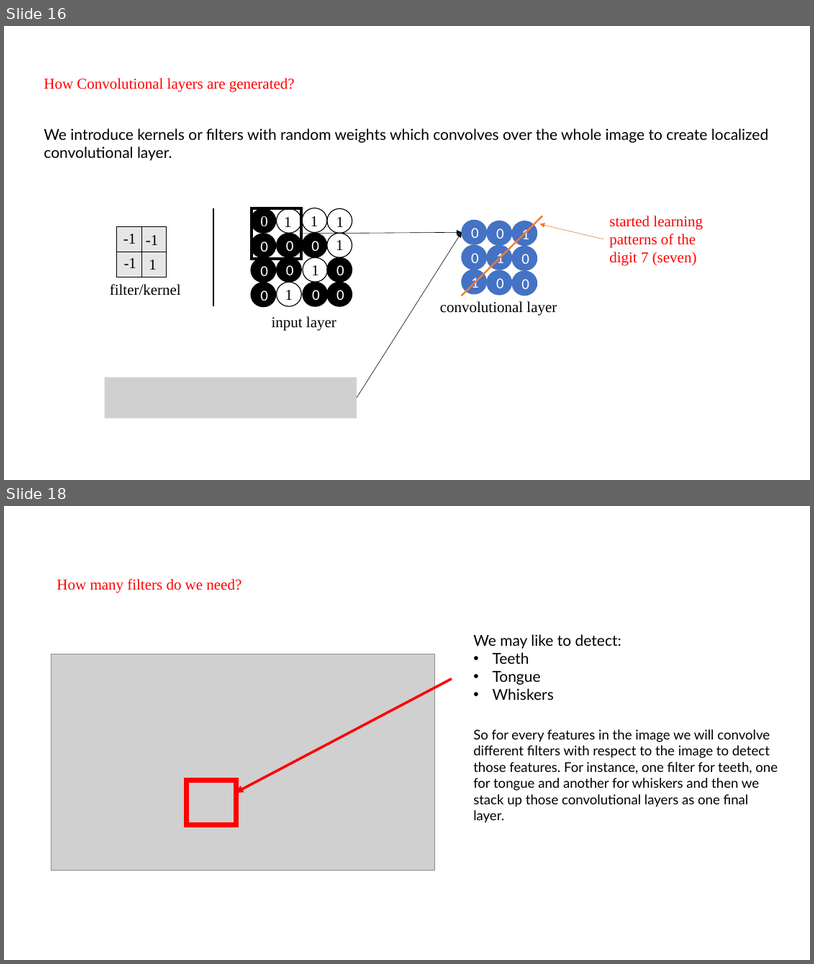
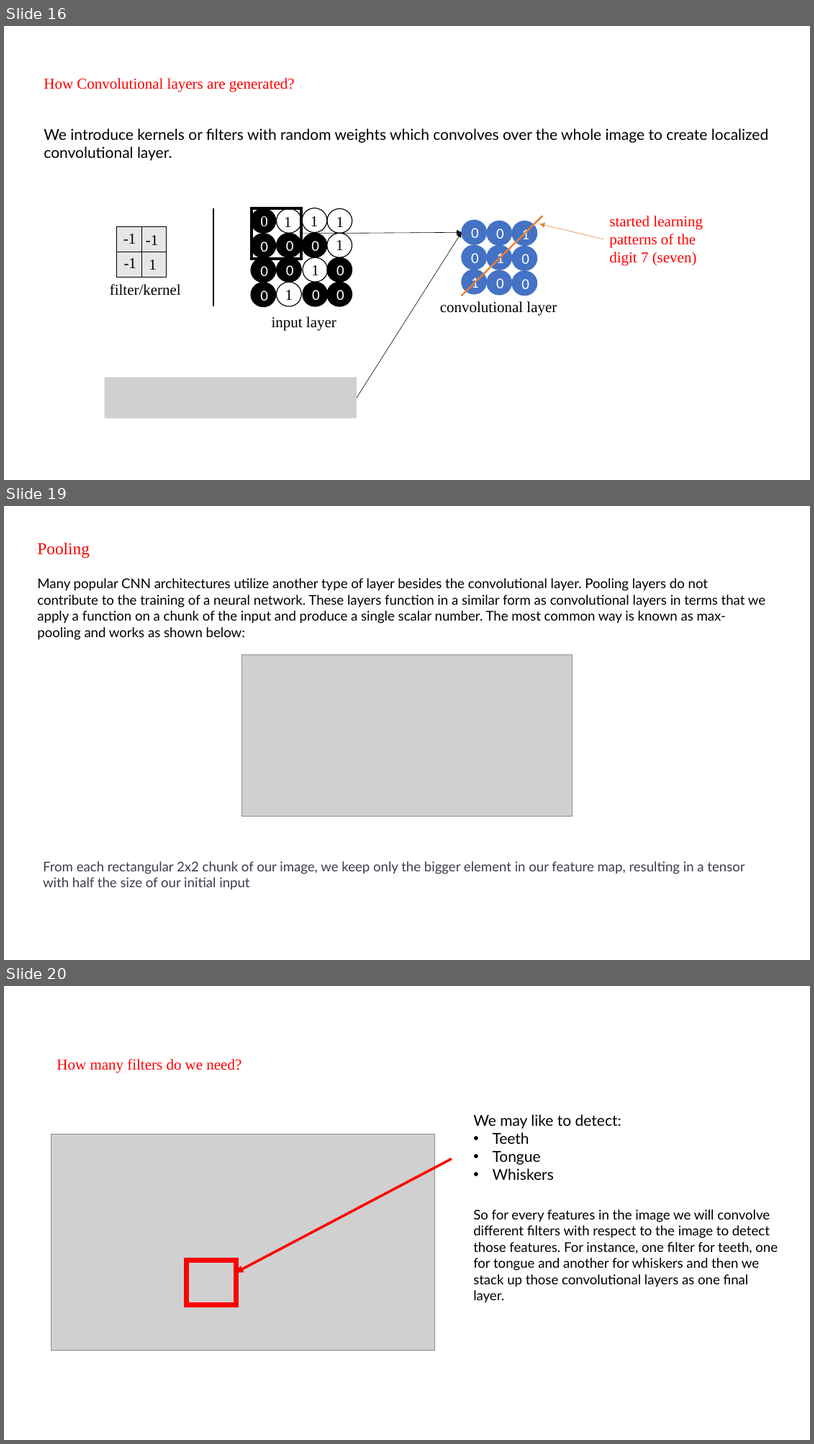
Before and after one commit to swapnilin/Convolutional-Neural-Network, a slide deck: Theory and Concepts/CNN_presentation.pptx. Shown one above the other, each under a label of ours: slides 16 and 18 before the commit, slides 16, 19 and 20 after it; the slides between them are not shown. The pictures are 814x964 and 814x1444 pixels, drawn with LibreOffice and Linux fonts; fonts in the diff are those of the drawing; grey boxes stand for pictures. Boxes give left, top, right and bottom in pixels: in the first picture for what was removed or moved away, otherwise in the second. Text is boxed around its words. In the diff, an @@ line names an element or a change of style, - is before the commit and + after.

```diff
--- a/Theory and Concepts/CNN_presentation.pptx
+++ b/Theory and Concepts/CNN_presentation.pptx
@@ slide 19 added at box(4, 506, 810, 960), background #FFFFFF @@
@@ text added at box(37, 542, 90, 558), 20 pt, text #FF0000 @@
+Pooling
@@ text added at box(37, 578, 766, 640), 16 pt, text #000000 @@
+Many popular CNN architectures utilize another type of layer besides the convolutional layer. Pooling layers do not contribute to the training of a neural network. These layers function in a similar form as convolutional layers in terms that we apply a function on a chunk of the input and produce a single scalar number. The most common way is known as max-pooling and works as shown below:
@@ picture added at box(242, 655, 573, 816) @@
@@ text added at box(43, 861, 745, 889), 16 pt, text #3D3D4E @@
+From each rectangular 2x2 chunk of our image, we keep only the bigger element in our feature map, resulting in a tensor with half the size of our initial input
@@ what was slide 18 is now slide 20 @@
```
Also in this commit, not shown: 4 slides changed, 1 other slide added.
